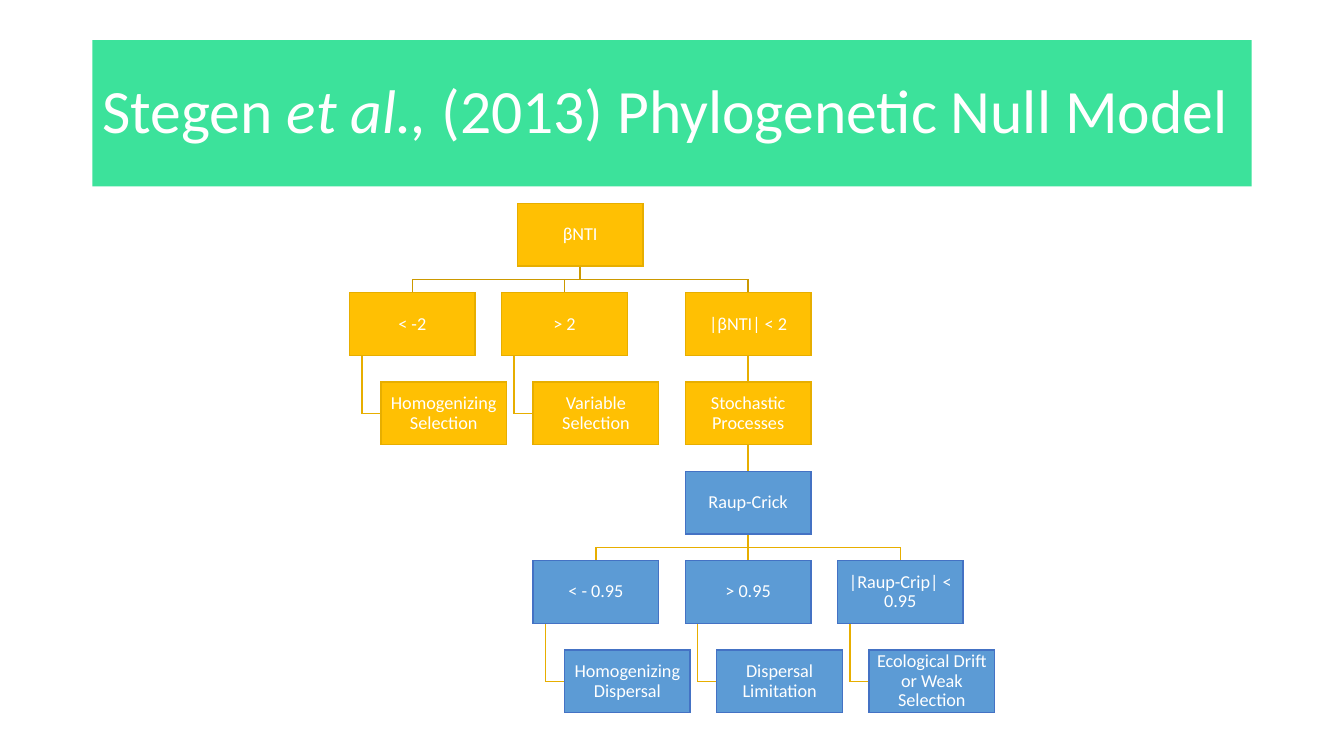
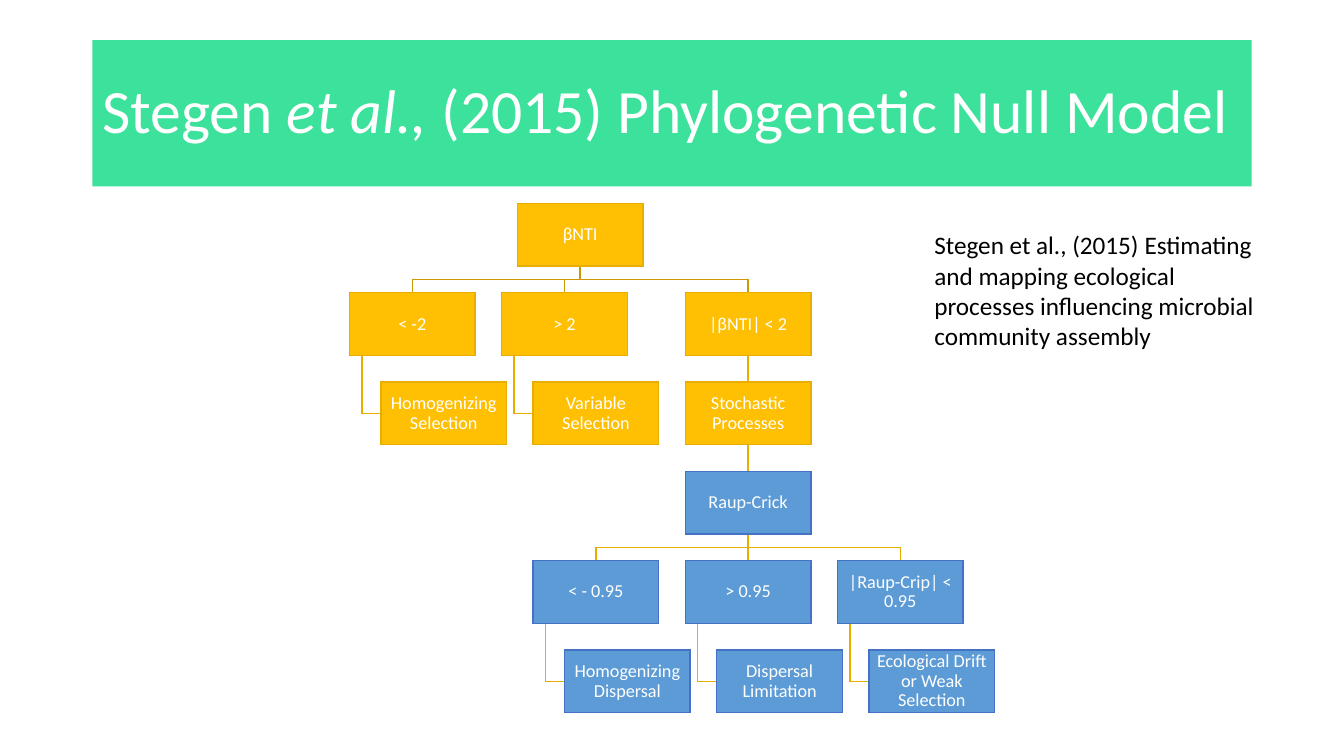
Before and after one commit to amysolman/PhD, a slide deck: slide 20 of Projects/Chapter1/community-assembly-edit.pptx (slide 21 before the commit). Drawn at 1344x756 pixels with LibreOffice and Linux fonts; fonts in the diff are those of the drawing. Boxes give left, top, right and bottom in pixels: in the first picture for what was removed or moved away, otherwise in the second. Text is boxed around its words. In the diff, an @@ line names an element or a change of style, - is before the commit and + after.

Commit message:
Community Assembly Precentation

```diff
--- a/Projects/Chapter1/community-assembly-edit.pptx
+++ b/Projects/Chapter1/community-assembly-edit.pptx
@@ title at <box>102,88,1227,144</box>: text changed @@
-Stegen et al., (2013) Phylogenetic Null Model
+Stegen et al., (2015) Phylogenetic Null Model
@@ text added at <box>934,235,1253,349</box>, 18 pt, text #000000 @@
+Stegen et al., (2015) Estimating and mapping ecological processes influencing microbial community assembly
```
Also in this commit, not shown: 3 other slides changed, 1 slide added, 10 other files.
